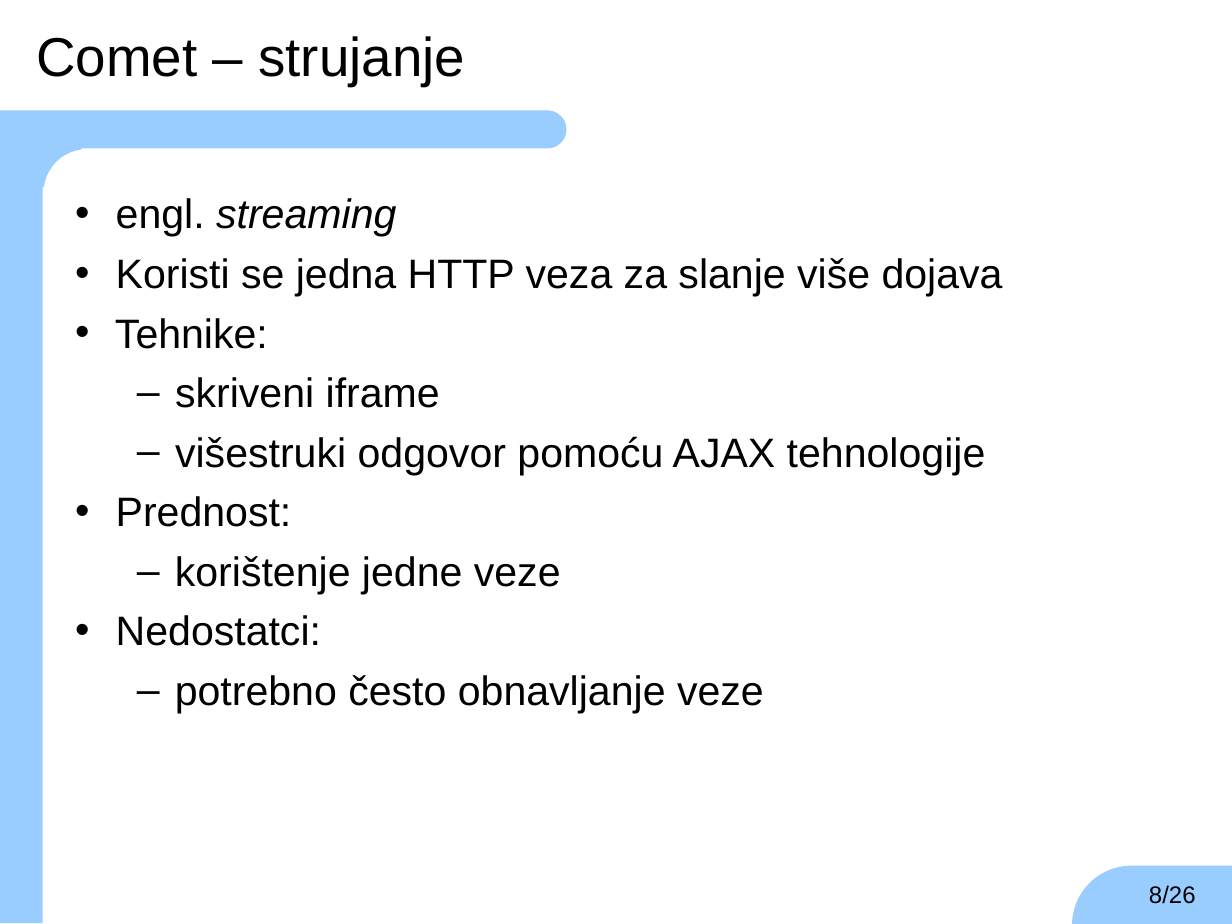
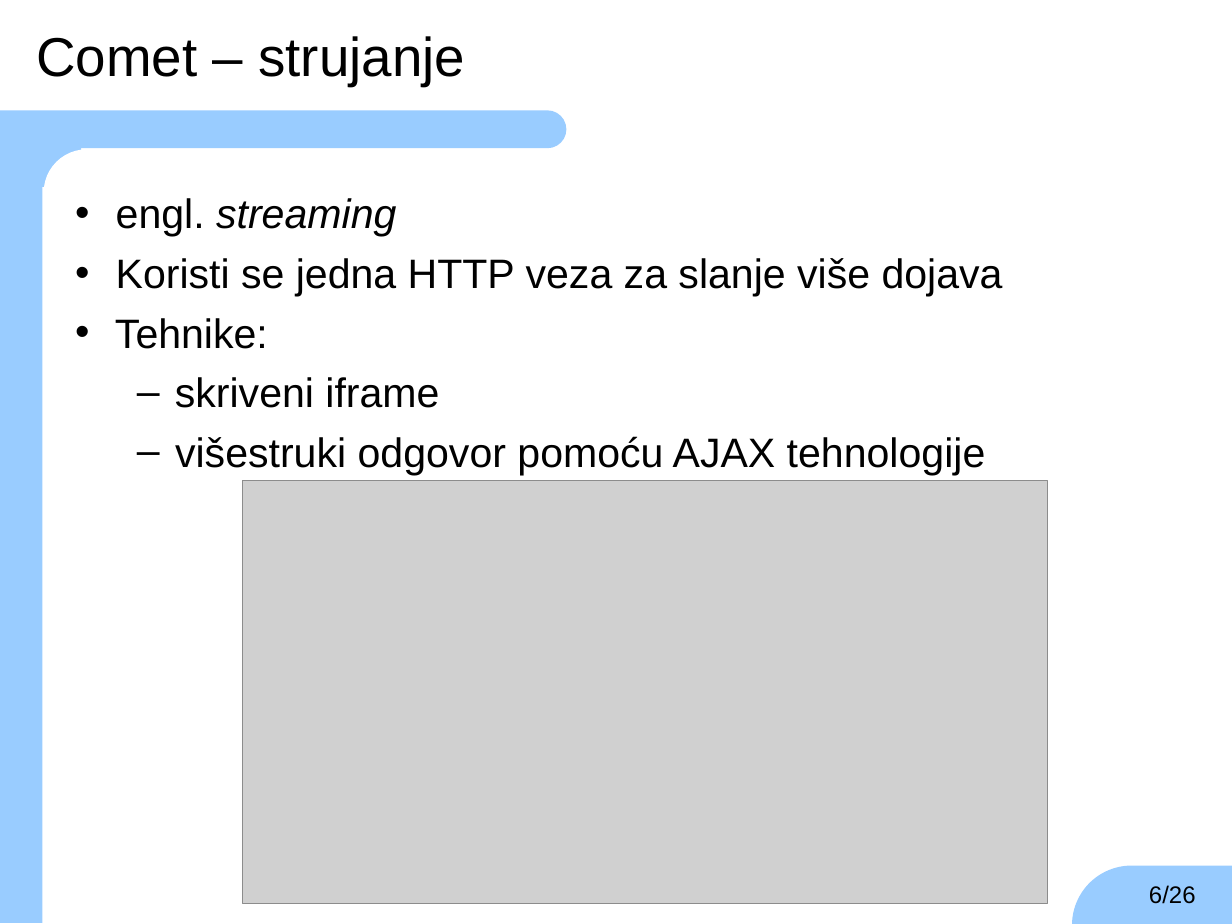
Before and after one commit to TheKarlo95/ZavrsniRad, a slide deck: slide 6 of zr-prezentacija-karlo-vrbic.ppt (slide 8 before the commit). Drawn at 1232x924 pixels with LibreOffice and Linux fonts; fonts in the diff are those of the drawing; grey boxes stand for pictures; background and template pictures are left out. Boxes give left, top, right and bottom in pixels: in the first picture for what was removed or moved away, otherwise in the second. Text is boxed around its words. In the diff, an @@ line names an element or a change of style, - is before the commit and + after.

```diff
--- a/zr-prezentacija-karlo-vrbic.ppt
+++ b/zr-prezentacija-karlo-vrbic.ppt
@@ text at bbox=[116, 496, 764, 713]: paragraphs removed @@
-• Prednost:
-  – korištenje jedne veze
-• Nedostatci:
-  – potrebno često obnavljanje veze
@@ picture added at bbox=[243, 480, 1047, 904] @@
@@ page number at bbox=[1149, 885, 1196, 904]: text changed @@
-8/26
+6/26
```
Also in this commit, not shown: 4 other slides changed, 1 slide added, 3 slides removed, 4 other files.
